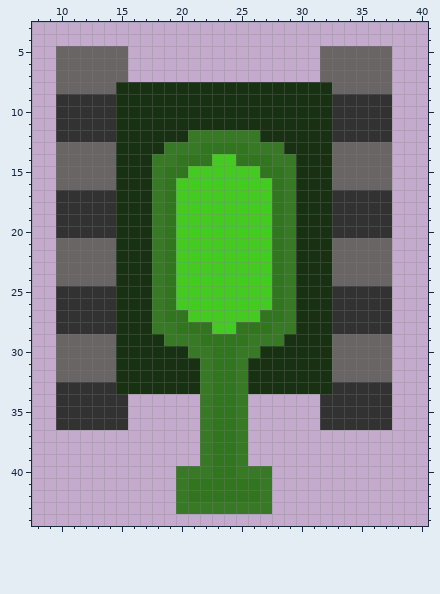
One commit to this pixel-art sprite: tank_1_direction_3.png. The picture above was drawn from the file before the commit.
The file is 50x50 pixels. Colours within 5 levels of each other are drawn and written as one. Shown: x 8..40, y 3..44.
New version:
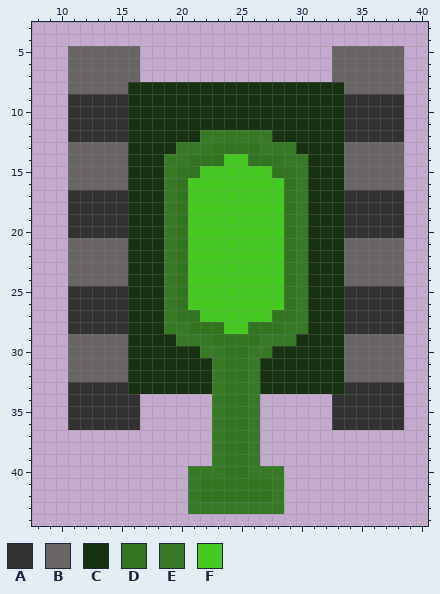
Palette (. is transparent): A #333232  B #696565  C #193113  D #31751f  E #387926  F #44ca20
Changes in this commit:
The author put colour A in rows 9 to 12 at x 38; in rows 17 to 20 at x 38; in rows 25 to 28 at x 38; in row 33 at x 38; in rows 34 to 36 at x 16 and 38.
Colour C becomes colour A in rows 9 to 12 at x 15; in rows 17 to 20 at x 15; in rows 25 to 28 at x 15; in row 33 at x 15.
The author put colour B in rows 5 to 7 at x 16 and 38; in row 8 at x 38; in rows 13 to 16 at x 38; in rows 21 to 24 at x 38; in rows 29 to 32 at x 38.
Colour C becomes colour B in row 8 at x 15; in rows 13 to 16 at x 15; in rows 21 to 24 at x 15; in rows 29 to 32 at x 15.
Colour A becomes colour C in rows 9 to 12 at x 33; in rows 17 to 20 at x 33; in rows 25 to 28 at x 33; in row 33 at x 33.
Colour B becomes colour C in row 8 at x 33; in rows 13 to 16 at x 33; in rows 21 to 24 at x 33; in rows 29 to 32 at x 33.
Colour E becomes colour C in row 12 at x 21; in row 13 at x 19; in rows 14 to 28 at x 18; in row 29 at x 19; in row 30 at x 21; in rows 31 to 33 at x 22.
Colour E becomes colour D in row 13 at x 26; in row 14 at x 28; in rows 15 to 27 at x 29; in row 28 at x 28; in row 29 at x 26; in rows 30 to 40 at x 25.
Colour E becomes colour D in rows 41 to 42 at x 27.
Colour F becomes colour D in row 14 at x 23; in row 15 at x 21; in rows 16 to 26 at x 20; in row 27 at x 21; in row 28 at x 23.
The author put colour E in rows 34 to 39 at x 26; in rows 40 to 43 at x 28.
Colour C becomes colour E in row 12 at x 27; in row 13 at x 29; in rows 14 to 28 at x 30; in row 29 at x 29; in row 30 at x 27; in rows 31 to 33 at x 26.
Colour D becomes colour E in row 13 at x 22; in row 14 at x 20; in rows 15 to 27 at x 19; in row 28 at x 20; in row 29 at x 22; in rows 30 to 40 at x 23.
Colour D becomes colour E in rows 41 to 42 at x 21.
Colour D becomes colour F in row 14 at x 25; in row 15 at x 27; in rows 16 to 26 at x 28; in row 27 at x 27; in row 28 at x 25.
The edit erases colour A in rows 9 to 12 at x 10; in rows 17 to 20 at x 10; in rows 25 to 28 at x 10; in row 33 at x 10; in rows 34 to 36 at x 10 and 32.
The edit erases colour B in rows 5 to 7 at x 10 and 32; in row 8 at x 10; in rows 13 to 16 at x 10; in rows 21 to 24 at x 10; in rows 29 to 32 at x 10.
The edit erases colour E in rows 34 to 39 at x 22; in rows 40 to 43 at x 20.
